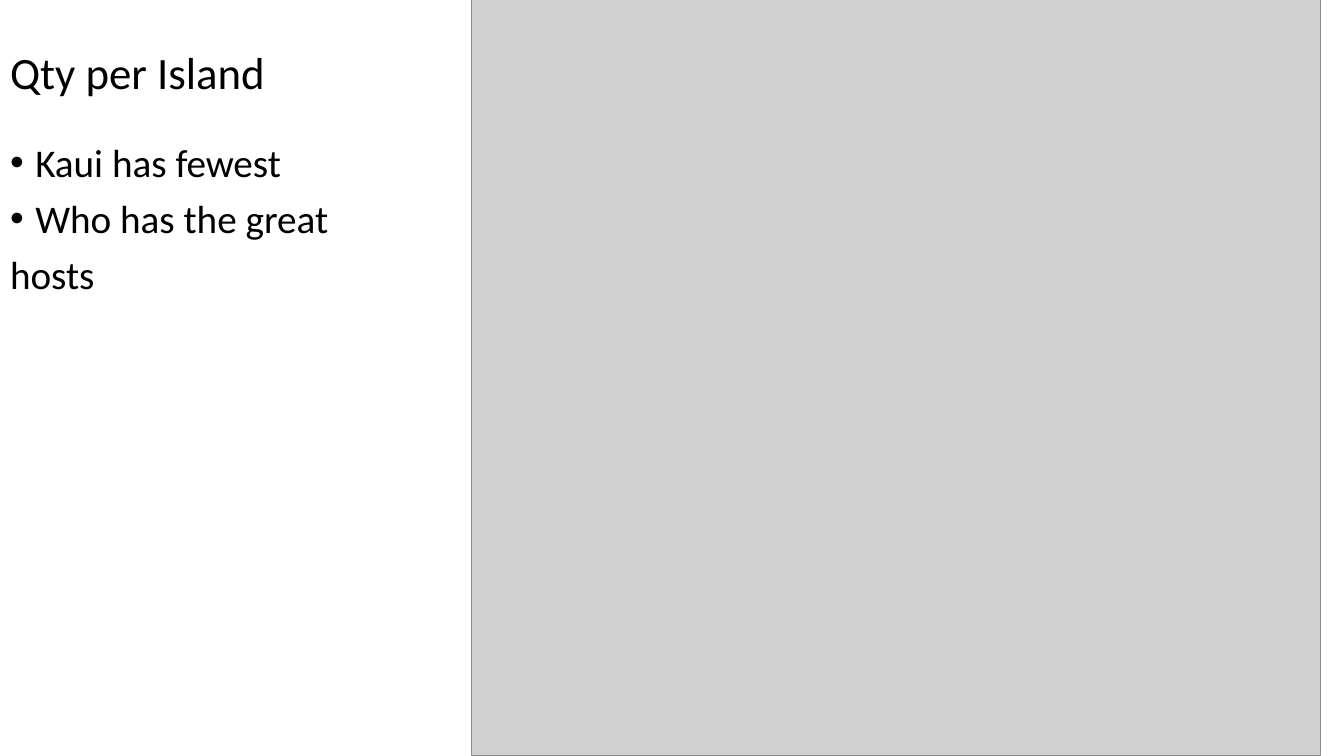
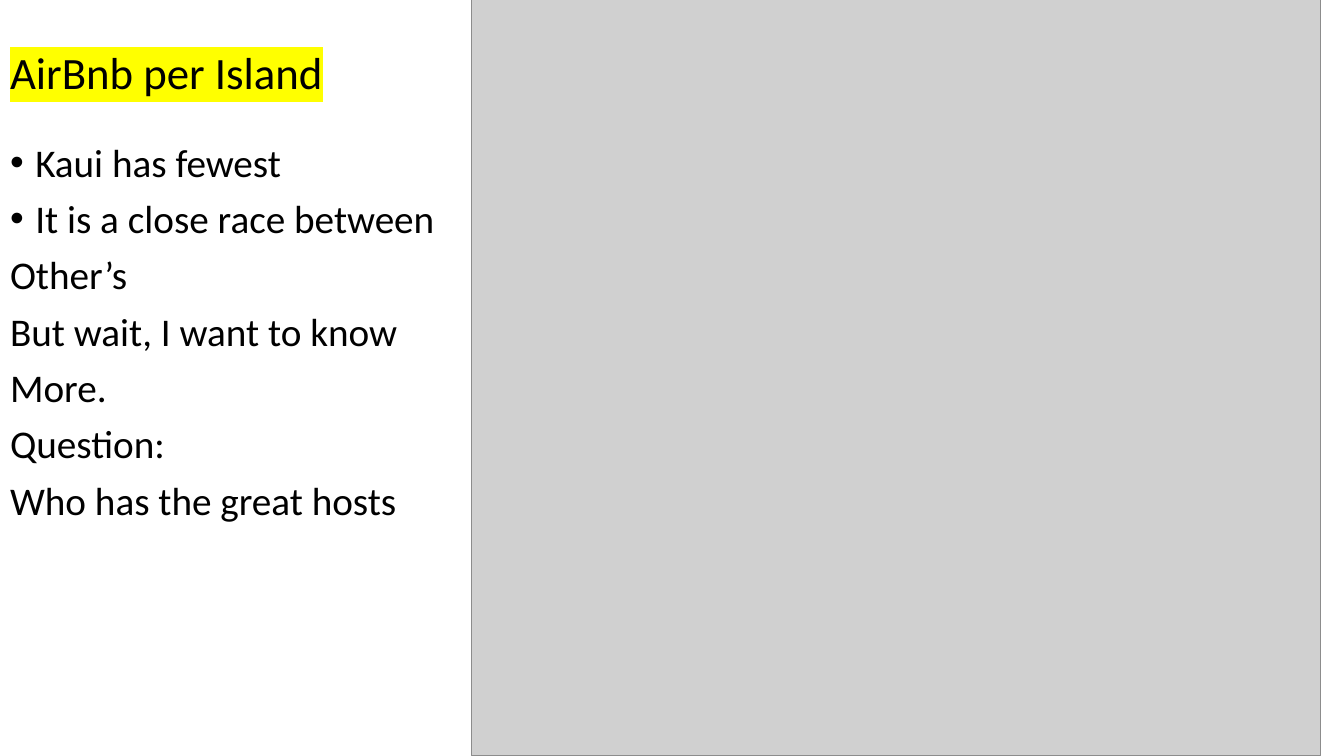
Before and after one commit to jaminiowa/Group-1-Project, a slide deck: slide 5 of Group 1 - AirBnB Presentation.pptx (slide 3 before the commit). Drawn at 1344x756 pixels with LibreOffice and Linux fonts; fonts in the diff are those of the drawing; grey boxes stand for pictures. Boxes give left, top, right and bottom in pixels: in the first picture for what was removed or moved away, otherwise in the second. Text is boxed around its words. In the diff, an @@ line names an element or a change of style, - is before the commit and + after.

```diff
--- a/Group 1 - AirBnB Presentation.pptx
+++ b/Group 1 - AirBnB Presentation.pptx
@@ title at box(10, 58, 323, 97): text changed @@
-Qty per Island
+AirBnb per Island
@@ text at box(10, 205, 434, 522): text changed @@
-• Who has the great
-hosts
+• It is a close race between
+Other’s
+But wait, I want to know
+More.
+Question:
+Who has the great hosts
```
Also in this commit, not shown: 3 other slides changed, 6 slides added.
